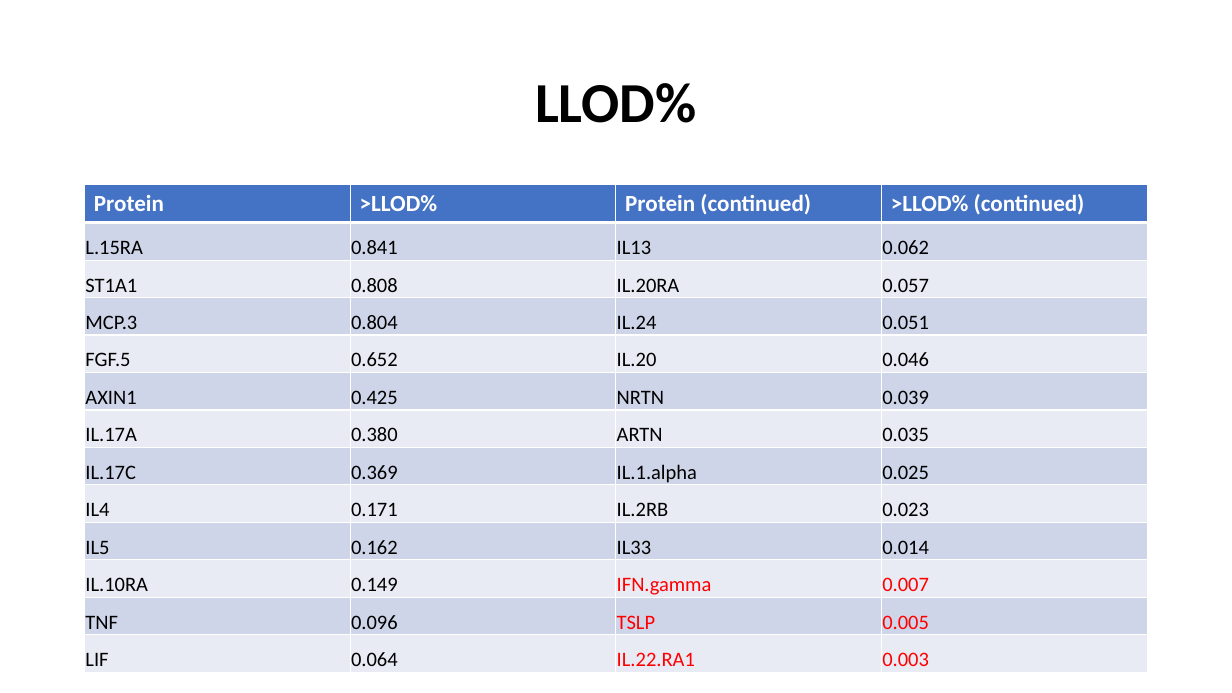
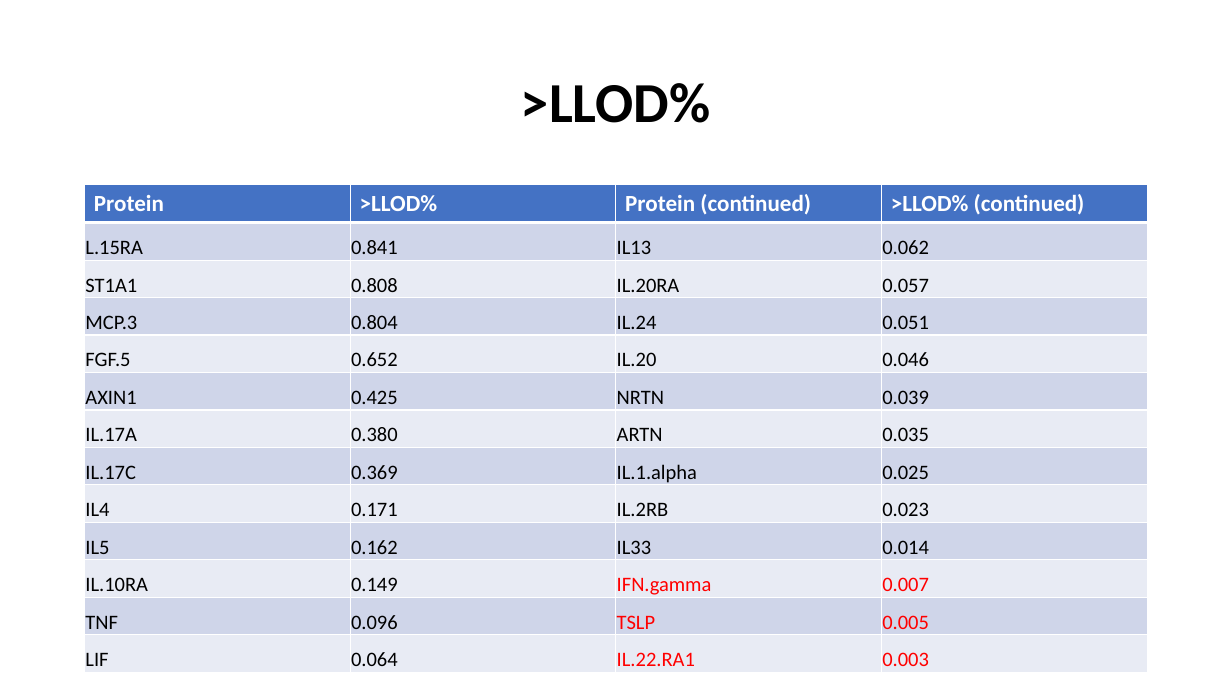
Before and after one commit to jinghuazhao/INF, a slide deck: slide 6 of doc/SCALLOP_INF1-120419.pptx (slide 5 before the commit). Drawn at 1232x693 pixels with LibreOffice and Linux fonts; fonts in the diff are those of the drawing. Boxes give left, top, right and bottom in pixels: in the first picture for what was removed or moved away, otherwise in the second. Text is boxed around its words. In the diff, an @@ line names an element or a change of style, - is before the commit and + after.

```diff
--- a/doc/SCALLOP_INF1-120419.pptx
+++ b/doc/SCALLOP_INF1-120419.pptx
@@ title at [521, 83, 711, 123]: text changed @@
-LLOD%
+>LLOD%
```
Also in this commit, not shown: 9 other slides changed.
